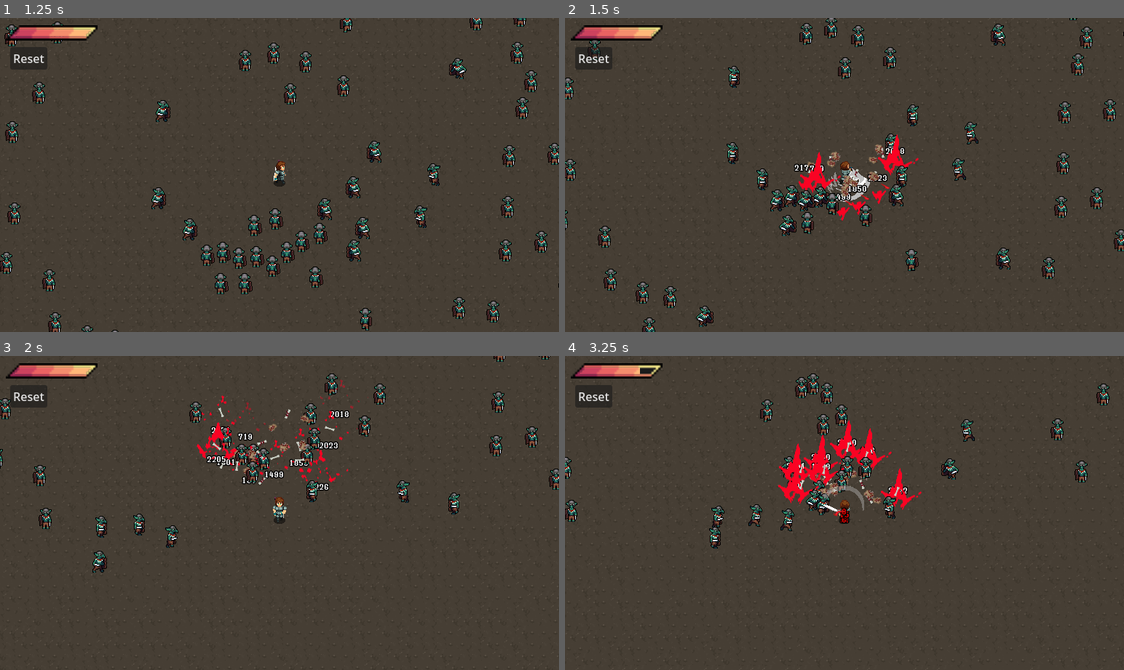
Above: before the commit, frames 1-4 (two rows, left to right).
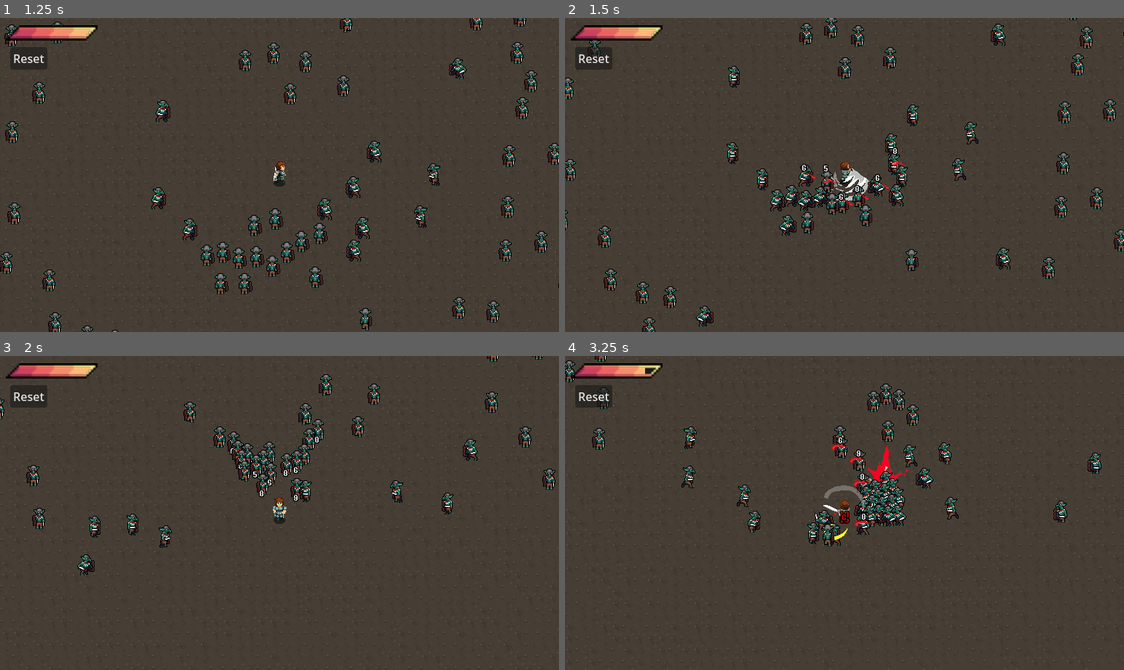
Above: after the commit, the same moments.

Repository: Tohll/Otherworld
Game: Godot game, scene res://scenes/main.tscn
Two runs of this game, one before a commit and one after it. Both use one fixed random seed, a clock stepped at 60 frames per second and the inputs below.
Inputs (mouse positions are in pixels of both pictures, inside the frame that each line leads up to):
- Up to frame 1 (1.25 s): move the mouse to (402, 159) at 0.52 s; hold D (player_right) from 0.53 s (still down); click (402, 159) at 0.6 s; right-click (402, 159) at 0.8 s
- Up to frame 2 (1.5 s): move the mouse to (732, 190) at 1.27 s; release D (player_right) at 1.28 s; hold S (player_down) from 1.28 s (still down); right-click (732, 190) at 1.35 s
- Up to frame 3 (2 s): keep holding S (player_down); tap Space (player_dodge, bound only after the commit) at 1.55 s
- Up to frame 4 (3.25 s): move the mouse to (900, 443) at 2.02 s; release S (player_down) at 2.03 s; hold D (player_right) 2.03-2.78 s; tap Space (player_dodge, bound only after the commit) at 2.1 s; click (900, 443) at 2.3 s; move the mouse to (816, 575) at 2.77 s; hold W (player_up) from 2.78 s (still down); click (816, 575) at 2.85 s; right-click (816, 575) at 3.05 s

Frame 1 is identical in both runs. In frame 2, 1.5% of the frame differs, in the area x 40-64%, y 37-65%; in frame 3, 6.2%; in frame 4, 7.8%, in the area x 0-98%, y 0-62%.

Commit message:
player dodge

Diff:
--- a/project.godot
+++ b/project.godot
@@ -61,6 +61,11 @@
 "events": [Object(InputEventMouseButton,"resource_local_to_scene":false,"resource_name":"","device":-1,"window_id":0,"a …(259 unchanged characters)…
 ]
 }
+player_dodge={
+"deadzone": 0.5,
+"events": [Object(InputEventKey,"resource_local_to_scene":false,"resource_name":"","device":-1,"window_id":0,"alt_pressed":false,"shift_pressed":false,"ctrl_pressed":false,"meta_pressed":false,"pressed":false,"keycode":0,"physical_keycode":32,"key_label":0,"unicode":32,"echo":false,"script":null)
+]
+}
 
 [physics]
 
--- a/scenes/objects/player.tscn
+++ b/scenes/objects/player.tscn
@@ -493,6 +493,70 @@
 "values": [Vector2(0, 0)]
 }
 
+[sub_resource type="Animation" id="Animation_w62vp"]
+resource_name = "player_dodge_up"
+length = 0.4
+tracks/0/type = "value"
+tracks/0/imported = false
+tracks/0/enabled = true
+tracks/0/path = NodePath("player_sheet:frame")
+tracks/0/interp = 1
+tracks/0/loop_wrap = true
+tracks/0/keys = {
+"times": PackedFloat32Array(0, 0.4),
+"transitions": PackedFloat32Array(1, 1),
+"update": 0,
+"values": [84, 87]
+}
+
+[sub_resource type="Animation" id="Animation_id2j2"]
+resource_name = "player_dodge_down"
+length = 0.4
+tracks/0/type = "value"
+tracks/0/imported = false
+tracks/0/enabled = true
+tracks/0/path = NodePath("player_sheet:frame")
+tracks/0/interp = 1
+tracks/0/loop_wrap = true
+tracks/0/keys = {
+"times": PackedFloat32Array(0, 0.4),
+"transitions": PackedFloat32Array(1, 1),
+"update": 0,
+"values": [72, 74]
+}
+
+[sub_resource type="Animation" id="Animation_xgfnq"]
+resource_name = "player_dodge_left"
+length = 0.4
+tracks/0/type = "value"
+tracks/0/imported = false
+tracks/0/enabled = true
+tracks/0/path = NodePath("player_sheet:frame")
+tracks/0/interp = 1
+tracks/0/loop_wrap = true
+tracks/0/keys = {
+"times": PackedFloat32Array(0, 0.4),
+"transitions": PackedFloat32Array(1, 1),
+"update": 0,
+"values": [60, 63]
+}
+
+[sub_resource type="Animation" id="Animation_nh4p8"]
+resource_name = "player_dodge_right"
+length = 0.4
+tracks/0/type = "value"
+tracks/0/imported = false
+tracks/0/enabled = true
+tracks/0/path = NodePath("player_sheet:frame")
+tracks/0/interp = 1
+tracks/0/loop_wrap = true
+tracks/0/keys = {
+"times": PackedFloat32Array(0, 0.4),
+"transitions": PackedFloat32Array(1, 1),
+"update": 0,
+"values": [48, 51]
+}
+
 [sub_resource type="AnimationLibrary" id="AnimationLibrary_cksjh"]
 _data = {
 "RESET": SubResource("Animation_4teaj"),
@@ -500,6 +564,10 @@
 "player_basic_attack_left": SubResource("Animation_s66nl"),
 "player_basic_attack_right": SubResource("Animation_67vrg"),
 "player_basic_attack_up": SubResource("Animation_deb3i"),
+"player_dodge_down": SubResource("Animation_id2j2"),
+"player_dodge_left": SubResource("Animation_xgfnq"),
+"player_dodge_right": SubResource("Animation_nh4p8"),
+"player_dodge_up": SubResource("Animation_w62vp"),
 "player_idle_down": SubResource("Animation_ksghe"),
 "player_idle_left": SubResource("Animation_6ts10"),
 "player_idle_right": SubResource("Animation_atpb8"),
@@ -536,6 +604,28 @@
 blend_point_3/pos = Vector2(0, 1)
 blend_mode = 1
 
+[sub_resource type="AnimationNodeAnimation" id="AnimationNodeAnimation_st0os"]
+animation = &"player_dodge_right"
+
+[sub_resource type="AnimationNodeAnimation" id="AnimationNodeAnimation_ytlig"]
+animation = &"player_dodge_down"
+
+[sub_resource type="AnimationNodeAnimation" id="AnimationNodeAnimation_fs3f6"]
+animation = &"player_dodge_up"
+
+[sub_resource type="AnimationNodeAnimation" id="AnimationNodeAnimation_k1e6y"]
+animation = &"player_dodge_left"
+
+[sub_resource type="AnimationNodeBlendSpace2D" id="AnimationNodeBlendSpace2D_uq8pb"]
+blend_point_0/node = SubResource("AnimationNodeAnimation_st0os")
+blend_point_0/pos = Vector2(-1, 0)
+blend_point_1/node = SubResource("AnimationNodeAnimation_ytlig")
+blend_point_1/pos = Vector2(0, -1)
+blend_point_2/node = SubResource("AnimationNodeAnimation_fs3f6")
+blend_point_2/pos = Vector2(0, 1)
+blend_point_3/node = SubResource("AnimationNodeAnimation_k1e6y")
+blend_point_3/pos = Vector2(1, 0)
+
 [sub_resource type="AnimationNodeAnimation" id="AnimationNodeAnimation_33pk7"]
 animation = &"player_idle_left"
 
@@ -608,20 +698,30 @@
 
 [sub_resource type="AnimationNodeStateMachineTransition" id="AnimationNodeStateMachineTransition_225js"]
 
+[sub_resource type="AnimationNodeStateMachineTransition" id="AnimationNodeStateMachineTransition_q22cd"]
+
+[sub_resource type="AnimationNodeStateMachineTransition" id="AnimationNodeStateMachineTransition_n3t48"]
+switch_mode = 2
+advance_mode = 2
+
+[sub_resource type="AnimationNodeStateMachineTransition" id="AnimationNodeStateMachineTransition_6xfjk"]
+
 [sub_resource type="AnimationNodeStateMachine" id="AnimationNodeStateMachine_2k8fd"]
 states/basic_attack/node = SubResource("AnimationNodeBlendSpace2D_sfnh2")
 states/basic_attack/position = Vector2(499, -23.5)
+states/dodge/node = SubResource("AnimationNodeBlendSpace2D_uq8pb")
+states/dodge/position = Vector2(500.5, 198.5)
 states/idle/node = SubResource("AnimationNodeBlendSpace2D_8j4ye")
 states/idle/position = Vector2(387.5, 98.375)
 states/player_secondary_attack/node = SubResource("AnimationNodeAnimation_oua4p")
 states/player_secondary_attack/position = Vector2(272, -21.5)
 states/run/node = SubResource("AnimationNodeBlendSpace2D_vobn3")
 states/run/position = Vector2(617, 96.75)
-transitions = ["Start", "idle", SubResource("AnimationNodeSt …(657 unchanged characters)… mationNodeStateMachineTransition_225js")]
-graph_offset = Vector2(-10, -80)
+transitions = ["Start", "idle", SubResource("AnimationNodeSt …(657 unchanged characters)… mationNodeStateMachineTransition_225js"), "idle", "dodge", SubResource("AnimationNodeStateMachineTransition_q22cd"), "dodge", "idle", SubResource("AnimationNodeStateMachineTransition_n3t48"), "run", "dodge", SubResource("AnimationNodeStateMachineTransition_6xfjk")]
+graph_offset = Vector2(-49, -15)
 
 [sub_resource type="CircleShape2D" id="CircleShape2D_nhaa6"]
-radius = 37.0
+radius = 0.0
 
 [node name="player" type="CharacterBody2D"]
 collision_layer = 2
@@ -631,7 +731,7 @@
 texture = ExtResource("1_8f7qk")
 hframes = 12
 vframes = 15
-frame = 153
+frame = 16
 
 [node name="player_animation_player" type="AnimationPlayer" parent="."]
 libraries = {
@@ -649,6 +749,7 @@
 tree_root = SubResource("AnimationNodeStateMachine_2k8fd")
 anim_player = NodePath("../player_animation_player")
 parameters/basic_attack/blend_position = Vector2(0, 0)
+parameters/dodge/blend_position = Vector2(0.91431, 0.00438595)
 parameters/idle/blend_position = Vector2(-0.167221, -0.0087719)
 parameters/run/blend_position = Vector2(-0.0682197, 0.175439)
 
@@ -659,6 +760,7 @@
 
 [node name="basic_attack_collision" type="CollisionShape2D" parent="basic_attack_zone"]
 shape = SubResource("CircleShape2D_nhaa6")
+disabled = true
 
 [node name="life_regen" type="Timer" parent="."]
 autostart = true
--- a/scripts/AbsCaracter.gd
+++ b/scripts/AbsCaracter.gd
@@ -7,6 +7,7 @@
 
 signal player_life_update(life_value: int)
 
+var damage_range = null
 var speed = null
 var dashing_speed = null
 var is_player = false
@@ -14,12 +15,12 @@
 var is_dead = false
 var is_knockbacked = false
 var is_dashing = false
+var is_dodging = false
 var player = null
 var max_life = null
 var current_life = null
 var damage_indicator_position = null
 var damage_color = null
-var knockback_vulnerability = 0
 
 func _physics_process(_delta):
 	if (!is_attacking && !is_dead || is_knockbacked):
@@ -31,7 +32,7 @@
 		add_child(effect_instance)
 		return effect_instance
 
-func take_damage(damages: int, attacker_position: Vector2):
+func take_damage(damages: int, attacker_position: Vector2, knockback_strength : float = 0.0):
 	if !is_dead:
 		var indicator = spawn_effect(DAMAGE_INDICATOR)
 		spawn_effect(BLOOD_EFFECT)
@@ -46,7 +47,7 @@
 			else:
 				is_knockbacked = true
 				$knockback.start()
-				velocity = (position - attacker_position).normalized() * (knockback_vulnerability * speed)
+				velocity = (position - attacker_position).normalized() * (knockback_strength * speed)
 			if current_life <= 0:
 				current_life = 0
 				death()
--- a/scripts/death_particles.gd
+++ b/scripts/death_particles.gd
@@ -1,7 +1,7 @@
 extends Node2D
 
 func _on_animation_player_animation_started(_anim_name):
-	get_parent().hide_sprites()# Replace with function body.
+	get_parent().hide_sprites()
 
 
 func _on_animation_player_animation_finished(_anim_name):
--- a/scripts/goblin_warrior.gd
+++ b/scripts/goblin_warrior.gd
@@ -7,7 +7,7 @@
 	velocity = Vector2.ZERO
 	damage_indicator_position = Vector2(0,15)
 	damage_color = ENEMY_WHITE
-	knockback_vulnerability = 4
+	damage_range = Vector2(5,15)
 
 func _process(_delta):
 	if !is_dead:
@@ -64,7 +64,7 @@
 
 func _on_attack_zone_body_entered(body):
 	if !is_dead:
-		body.take_damage(randi_range(1,15),Vector2.ZERO)
+		body.take_damage(randi_range(damage_range.x,damage_range.y),Vector2.ZERO)
 
 func _on_knockback_timeout():
 	is_knockbacked = false
--- a/scripts/player.gd
+++ b/scripts/player.gd
@@ -13,6 +13,7 @@
 	damage_indicator_position = Vector2(0,10)
 	velocity = Vector2.ZERO
 	is_player = true
+	damage_range = Vector2(5,9)
 	emit_signal("player_ready", max_life)
 
 func _process(_delta):
@@ -20,19 +21,34 @@
 		get_input()
 
 func get_input():
-	if Input.is_action_just_pressed("player_basic_attack") && !is_attacking && !is_dashing:
+	attacks_and_specials()
+	movements()
+
+func hide_sprites():
+	get_node("player_sheet").hide()
+
+func attacks_and_specials():
+	if Input.is_action_just_pressed("player_basic_attack") && !is_attacking && !is_dashing && !is_dodging:
 		$AnimationTree.get("parameters/playback").travel("basic_attack")
 		is_attacking = true
 		velocity = Vector2.ZERO
-	elif  Input.is_action_just_pressed("player_secondary_attack") && !is_attacking && !is_dashing:
+	elif  Input.is_action_just_pressed("player_secondary_attack") && !is_attacking && !is_dashing && !is_dodging:
 		is_dashing = true
-		for creep in get_tree().get_nodes_in_group("creeps"):
-			add_collision_exception_with(creep)
+		disable_colision()
 		var input_direction = Input.get_vector("player_left","player_right","player_up","player_down")
 		input_direction = input_direction.normalized()
 		velocity = input_direction * (speed * dashing_speed)
 		$AnimationTree.get("parameters/playback").travel("player_secondary_attack")
-	if (!is_attacking && !is_dashing):
+	elif  Input.is_action_just_pressed("player_dodge") && !is_attacking && !is_dashing && !is_dodging:
+		is_dodging = true
+		disable_colision()
+		velocity = $AnimationTree.get("parameters/idle/blend_position").normalized() * (speed * dashing_speed)
+		velocity = -velocity
+		$AnimationTree.get("parameters/playback").travel("dodge")
+		$AnimationTree.set("parameters/dodge/blend_position",velocity)
+
+func movements():
+	if (!is_attacking && !is_dashing && !is_dodging):
 		var input_direction = Input.get_vector("player_left","player_right","player_up","player_down")
 		input_direction = input_direction.normalized()
 		velocity = input_direction * speed
@@ -44,11 +60,16 @@
 			$AnimationTree.set("parameters/idle/blend_position",velocity)
 			$AnimationTree.set("parameters/basic_attack/blend_position",velocity)
 
-func hide_sprites():
-	get_node("player_sheet").hide()
-
 func die():
 	emit_signal("player_death")
+
+func disable_colision():
+	for creep in get_tree().get_nodes_in_group("creeps"):
+			add_collision_exception_with(creep)
+
+func enable_colision():
+	for creep in get_tree().get_nodes_in_group("creeps"):
+			remove_collision_exception_with(creep)
 
 func _on_animation_tree_animation_finished(anim_name):
 	match (anim_name):
@@ -61,13 +82,24 @@
 		"player_basic_attack_right":
 			is_attacking = false
 		"player_secondary_attack":
-			for creep in get_tree().get_nodes_in_group("creeps"):
-				remove_collision_exception_with(creep)
+			enable_colision()
 			velocity = Vector2.ZERO
 			is_dashing = false
+		"player_dodge_up":
+			is_dodging = false
+			enable_colision()
+		"player_dodge_down":
+			is_dodging = false
+			enable_colision()
+		"player_dodge_left":
+			is_dodging = false
+			enable_colision()
+		"player_dodge_right":
+			is_dodging = false
+			enable_colision()
 
 func _on_basic_attack_zone_body_entered(body):
-	body.take_damage(randi_range(150,2500), position)
+	body.take_damage(randi_range(damage_range.x,damage_range.y), position, 4.0)
 
 func _on_life_regen_timeout():
 	if current_life < max_life:
Not shown: 1 places in scenes/objects/player.tscn that only renumber resources
